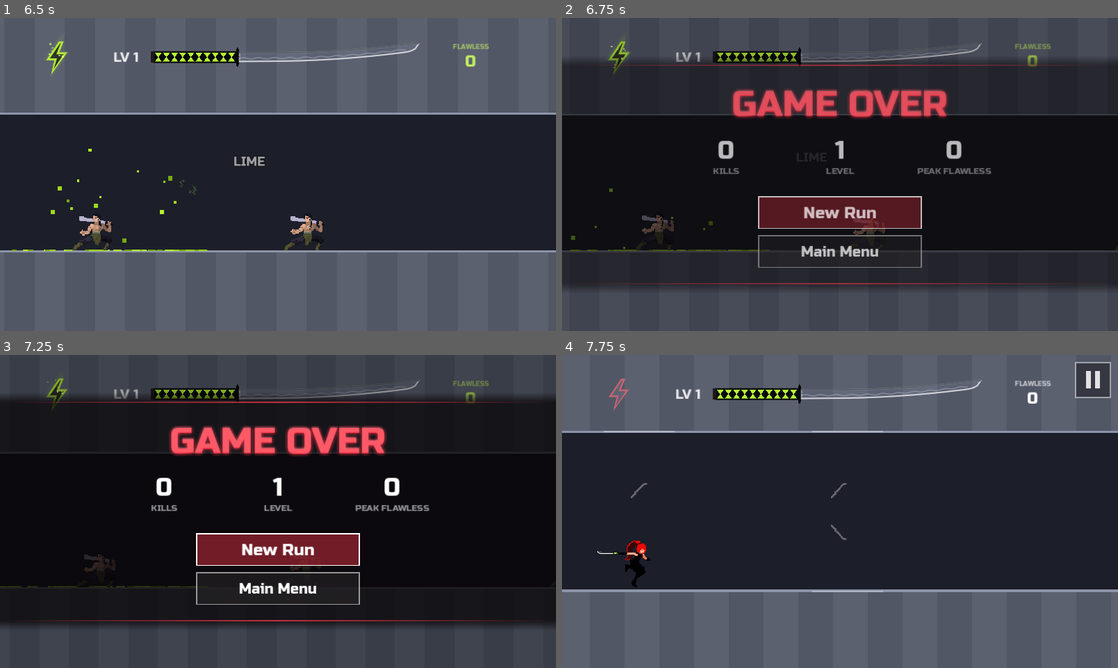
Above: before the commit, frames 1-4 (two rows, left to right).
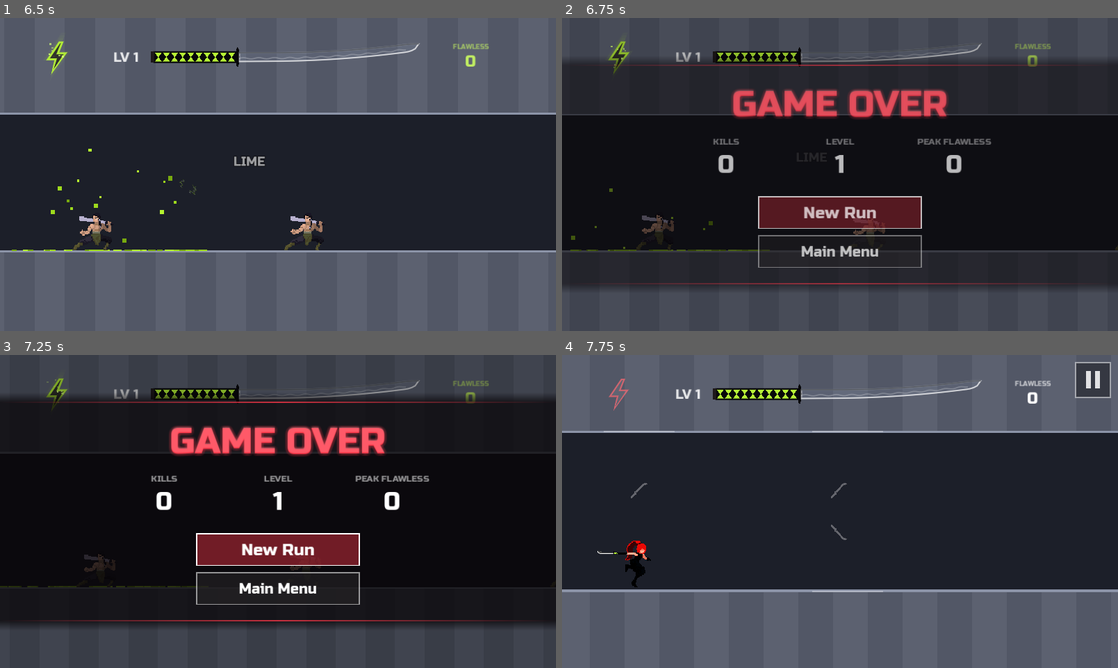
Above: after the commit, the same moments.

Repository: fredsbreads/game-off
Game: Godot game, scene res://scenes/main.tscn
Same seed, same stepped clock (60 frames per second), same inputs: the game is played once before the commit and once after it. Sound files missing from this copy of the repository are replaced by a short silence.
Inputs (mouse positions are in pixels of both pictures, inside the frame that each line leads up to):
- Up to frame 1 (6.5 s): tap Enter at 0.5, 2.1 s; move the mouse to (250, 237) at 0.52 s; hold J (tp_vertical) 0.53-1.28 s; hold K (tp_forward) 0.53-2.03 s; click (250, 237) at 0.67 s; tap Space at 0.77, 1.52, 3.02, 3.77, 4.52, 6.02 s; move the mouse to (444, 221) at 1.27 s; tap Shift at 1.35 s; move the mouse to (111, 127) at 2.02 s; hold Left 2.03-3.53 s; move the mouse to (305, 174) at 2.77 s; tap Keypad Enter at 2.85 s; click (305, 174) at 2.92 s; move the mouse to (194, 96) at 3.52 s; hold Down 3.53-4.28 s; tap C at 3.6 s; move the mouse to (400, 158) at 4.27 s; hold Right 4.28-5.03 s; tap M at 4.35 s; move the mouse to (166, 190) at 5.02 s; hold K (tp_forward) 5.03-5.78 s; tap O at 5.1 s; click (166, 190) at 5.17 s; move the mouse to (333, 105) at 5.77 s; hold Right from 5.78 s (still down); tap L at 5.85 s
- Up to frame 2 (6.75 s): keep holding Right; move the mouse to (812, 237) at 6.52 s; tap 1 at 6.6 s
- Up to frame 3 (7.25 s): keep holding Right; tap Space at 6.77 s
- Up to frame 4 (7.75 s): keep holding Right; move the mouse to (1006, 558) at 7.27 s; tap 5 at 7.35 s; click (1006, 558) at 7.42 s; tap Space at 7.52 s

Frame 1 is identical in both runs. In frame 2, 1.0% of the frame differs, in the area x 27-78%, y 38-50%; in frame 3, 1.1%; in frame 4, nothing differs.

Commit message:
Game over: each stat's label above its number

Diff:
--- a/scripts/hud.gd
+++ b/scripts/hud.gd
@@ -489,7 +489,7 @@
 		_draw_glow_title(c, "PAUSED", 60, top + 62.0, view.x, a)
 		return
 	_draw_glow_title(c, "GAME OVER", 66, top + 64.0, view.x, a)
-	# The stats: big numbers over small labels, side by side.
+	# The stats: small labels over big numbers, side by side.
 	var font := ThemeDB.fallback_font
 	var col_w := 210.0
 	var x0 := (view.x - col_w * _over_stats.size()) / 2.0
@@ -499,9 +499,9 @@
 		var value := str(_over_stats[i][0])
 		var label: String = _over_stats[i][1]
 		var vw := font.get_string_size(value, HORIZONTAL_ALIGNMENT_LEFT, -1, 46).x
-		c.draw_string(font, Vector2(cx - vw / 2.0, sy + 46.0), value, HORIZONTAL_ALIGNMENT_LEFT, -1, 46, Color(1, 1, 1, a))
 		var lw := font.get_string_size(label, HORIZONTAL_ALIGNMENT_LEFT, -1, 16).x
-		c.draw_string(font, Vector2(cx - lw / 2.0, sy + 74.0), label, HORIZONTAL_ALIGNMENT_LEFT, -1, 16, Color(1, 1, 1, 0.55 * a))
+		c.draw_string(font, Vector2(cx - lw / 2.0, sy + 20.0), label, HORIZONTAL_ALIGNMENT_LEFT, -1, 16, Color(1, 1, 1, 0.55 * a))   # (the label over its number)
+		c.draw_string(font, Vector2(cx - vw / 2.0, sy + 72.0), value, HORIZONTAL_ALIGNMENT_LEFT, -1, 46, Color(1, 1, 1, a))
 		if i > 0:   # thin dividers between them
 			var dx := x0 + col_w * i
 			c.draw_line(Vector2(dx, sy + 10.0), Vector2(dx, sy + 78.0), Color(1, 1, 1, 0.15 * a), 1.0)
